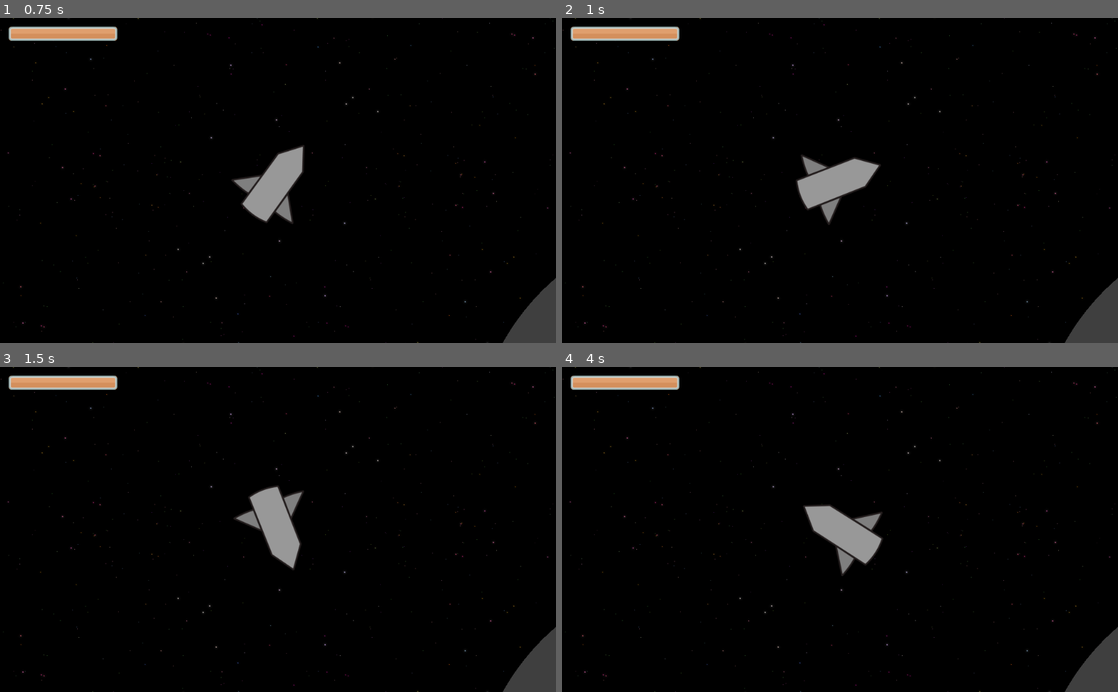
Above: before the commit, frames 1-4 (two rows, left to right).
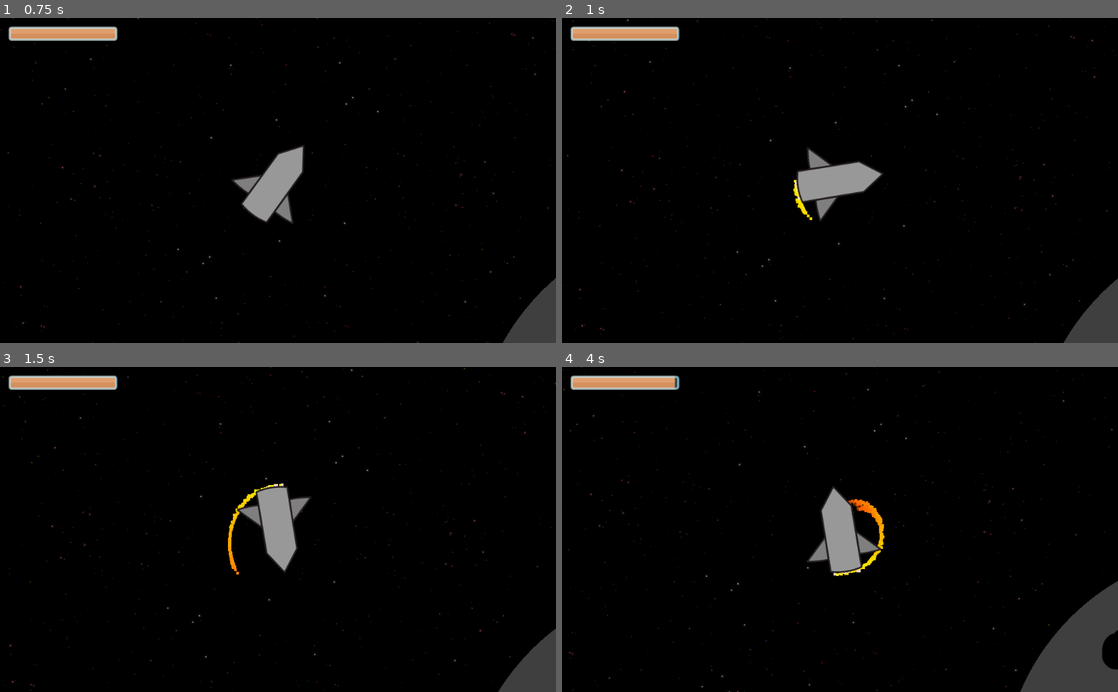
Above: after the commit, the same moments.

Repository: mariothedog/Holes-Theme
Game: Godot game, scene res://Space/Space.tscn
Same seed, same stepped clock (60 frames per second), same inputs: the game is played once before the commit and once after it.
Inputs (mouse positions are in pixels of both pictures, inside the frame that each line leads up to):
- Up to frame 1 (0.75 s): tap Enter at 0.5 s; move the mouse to (400, 164) at 0.52 s; hold D (turn_right) from 0.53 s (still down); tap L (land) at 0.6 s; click (400, 164) at 0.67 s
- Up to frame 2 (1 s): keep holding D (turn_right); tap W (thrust) at 0.77 s
- Up to frame 3 (1.5 s): keep holding D (turn_right); move the mouse to (166, 545) at 1.27 s; tap L (land) at 1.35 s
- Up to frame 4 (4 s): tap W (thrust) at 1.52, 3.02, 3.77 s; move the mouse to (895, 458) at 2.02 s; release D (turn_right) at 2.03 s; hold A (turn_left) 2.03-2.78 s; tap L (land) at 2.1, 2.85, 3.6 s; move the mouse to (812, 594) at 2.77 s; hold D (turn_right) from 2.78 s (still down); click (812, 594) at 2.92 s; move the mouse to (1006, 578) at 3.52 s

Frame 1 is identical in both runs. In frame 2, 1.3% of the frame differs, in the area x 0-100%, y 0-100%; in frame 3, 1.5%; in frame 4, 5.2%.
Error before the commit: Invalid set index 'max_value' (on base: 'null instance') with value of type 'int'. (res://Rocket/Rocket.gd:23)

Commit message:
Fixed error where node was incorrectly named in code

Diff:
--- a/Rocket/Rocket.gd
+++ b/Rocket/Rocket.gd
@@ -20,14 +20,14 @@
 	$"Health Bar".max_value = max_health
 	health = max_health
 
-	$"HUD/Fuel Bar".max_value = max_fuel
+	$"Rocket HUD/Fuel Bar".max_value = max_fuel
 	fuel = max_fuel
 
 func _process(_delta):
 	if health < max_health:
 		$"Health Bar".visible = true
 
-	$"HUD/Fuel Bar".value = fuel
+	$"Rocket HUD/Fuel Bar".value = fuel
 
 func _physics_process(delta):
 	input()
